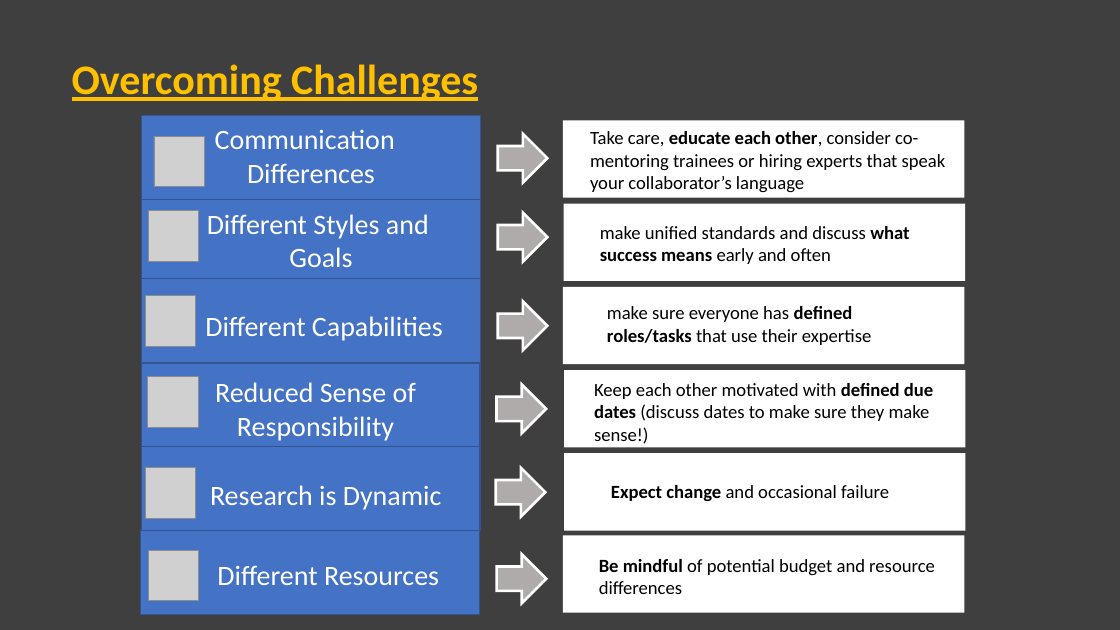
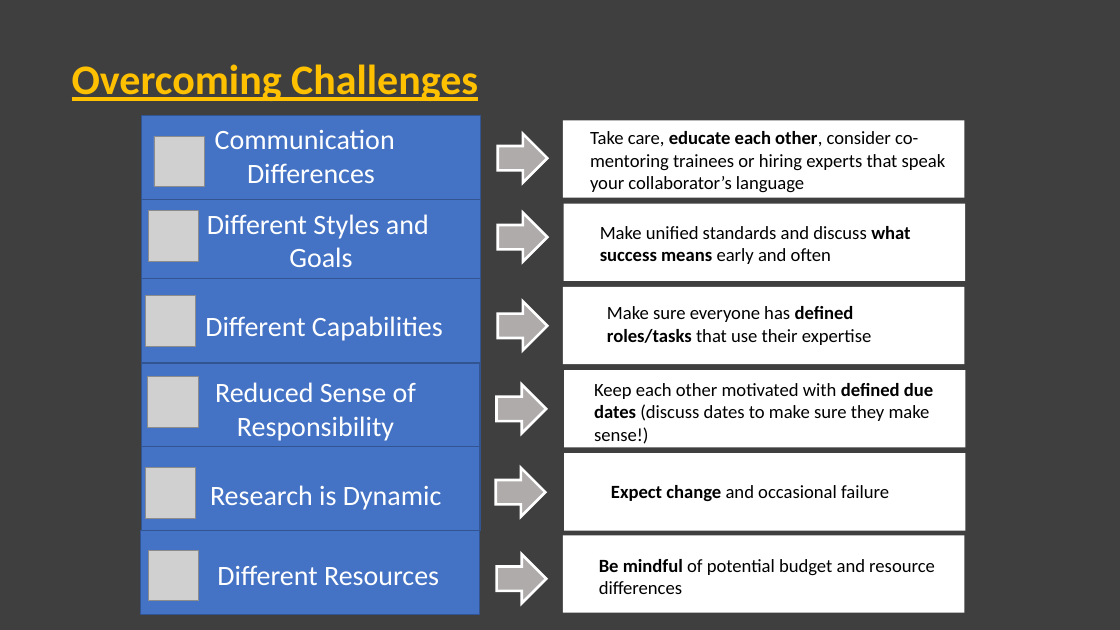
Before and after one commit to jhudsl/OLD_Cancer_informatics_for_PIs, a slide deck: slide 2 of image_slides.pptx. Drawn at 1120x630 pixels with LibreOffice and Linux fonts; fonts in the diff are those of the drawing; grey boxes stand for pictures. Boxes give left, top, right and bottom in pixels: in the first picture for what was removed or moved away, otherwise in the second. Text is boxed around its words. In the diff, an @@ line names an element or a change of style, - is before the commit and + after.

```diff
--- a/image_slides.pptx
+++ b/image_slides.pptx
@@ text at (x1=600, y1=226, x2=910, y2=264): text changed @@
-make unified standards and discuss what success means early and often
+Make unified standards and discuss what success means early and often
@@ text at (x1=607, y1=306, x2=871, y2=345): text changed @@
-make sure everyone has defined roles/tasks that use their expertise
+Make sure everyone has defined roles/tasks that use their expertise
```
Also in this commit, not shown: 13 slides added, 27 other files.
